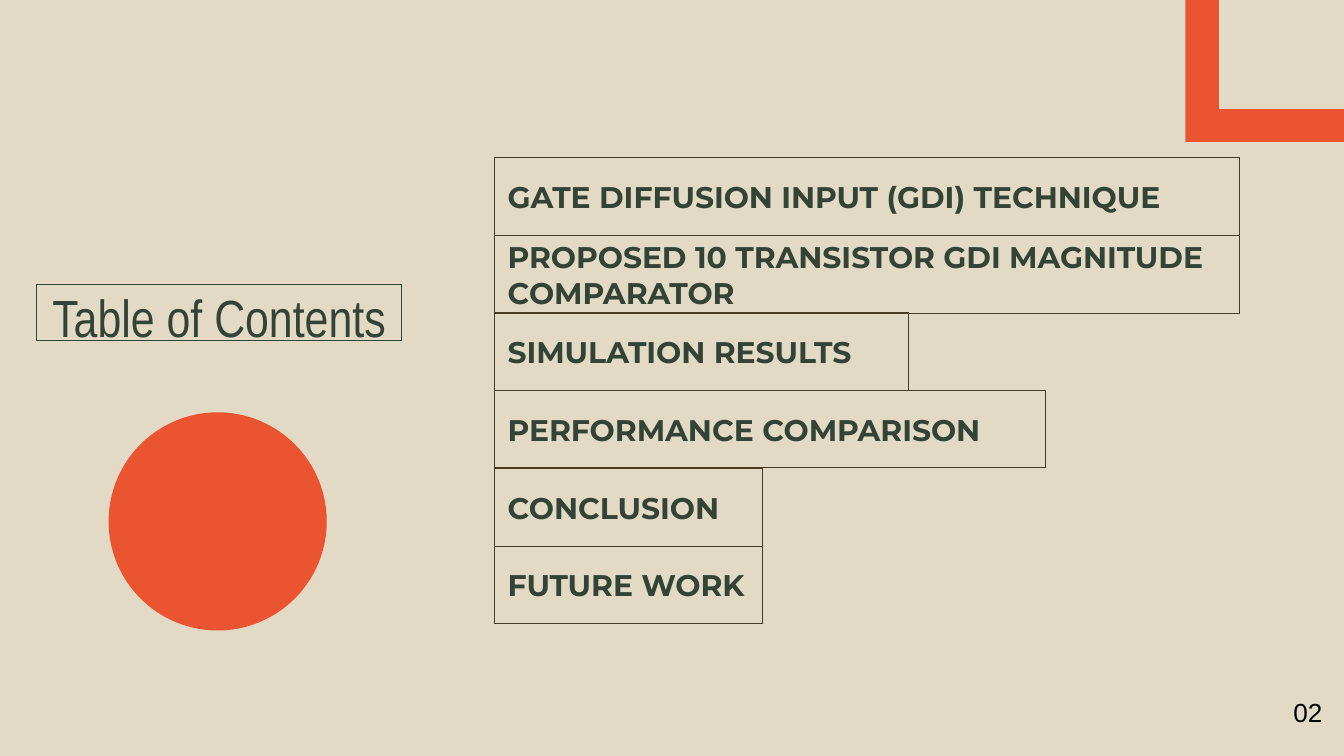
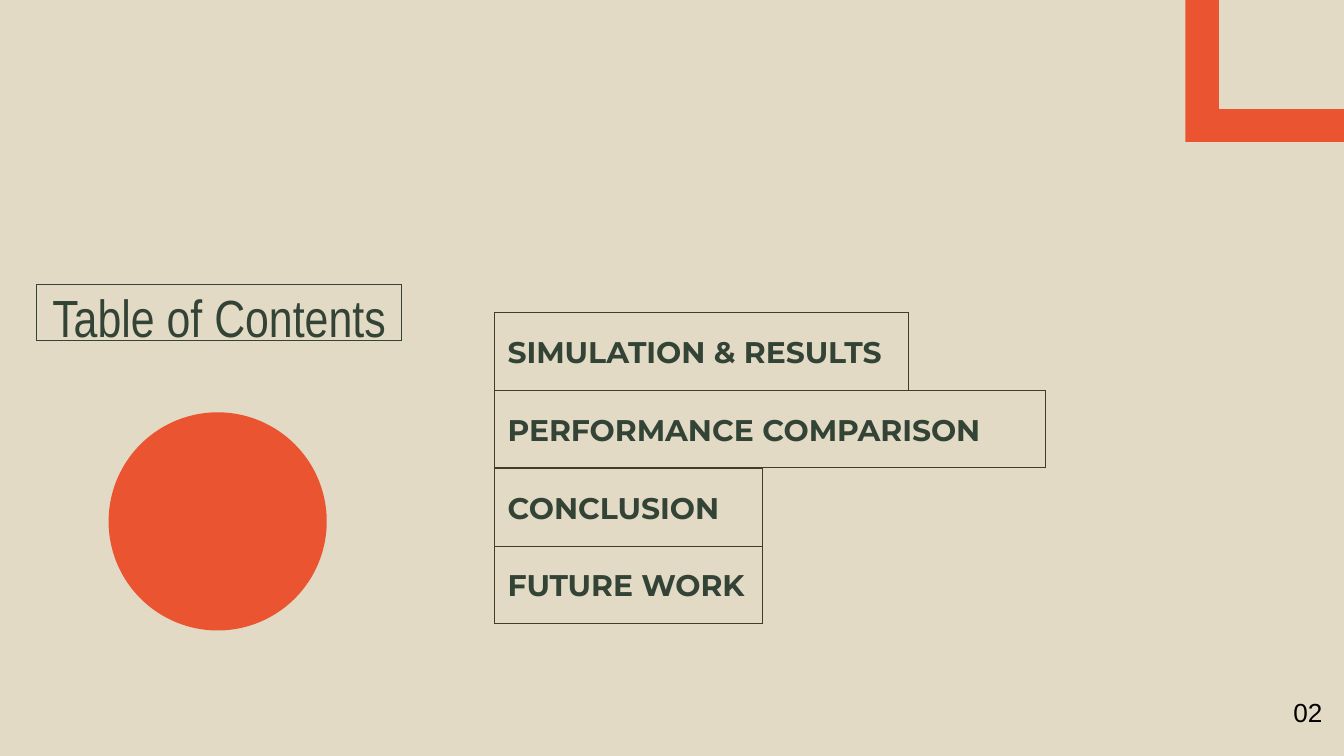
Before and after one commit to algoscienceacademy/QCA-TG-PASS-CMOS-GDI-CIRCUIT, a slide deck: slide 3 of pre-defence/Predefence/A25GM13 Presentation Slide.pptx. Drawn at 1344x756 pixels with LibreOffice and Linux fonts; fonts in the diff are those of the drawing; background and template pictures are left out. Boxes give left, top, right and bottom in pixels: in the first picture for what was removed or moved away, otherwise in the second. Text is boxed around its words. In the diff, an @@ line names an element or a change of style, - is before the commit and + after.

```diff
--- a/pre-defence/Predefence/A25GM13 Presentation Slide.pptx
+++ b/pre-defence/Predefence/A25GM13 Presentation Slide.pptx
@@ title removed at bbox=[495, 159, 1239, 237] @@
-GATE DIFFUSION INPUT (GDI) TECHNIQUE
@@ rectangle removed at bbox=[495, 235, 1239, 313] @@
-PROPOSED 10 TRANSISTOR GDI MAGNITUDE COMPARATOR
@@ text in rectangle at bbox=[508, 341, 882, 364]: text changed @@
-SIMULATION RESULTS
+SIMULATION & RESULTS
```
Also in this commit, not shown: 8 other slides changed, 2 slides added, 2 slides removed, 8 other files.
